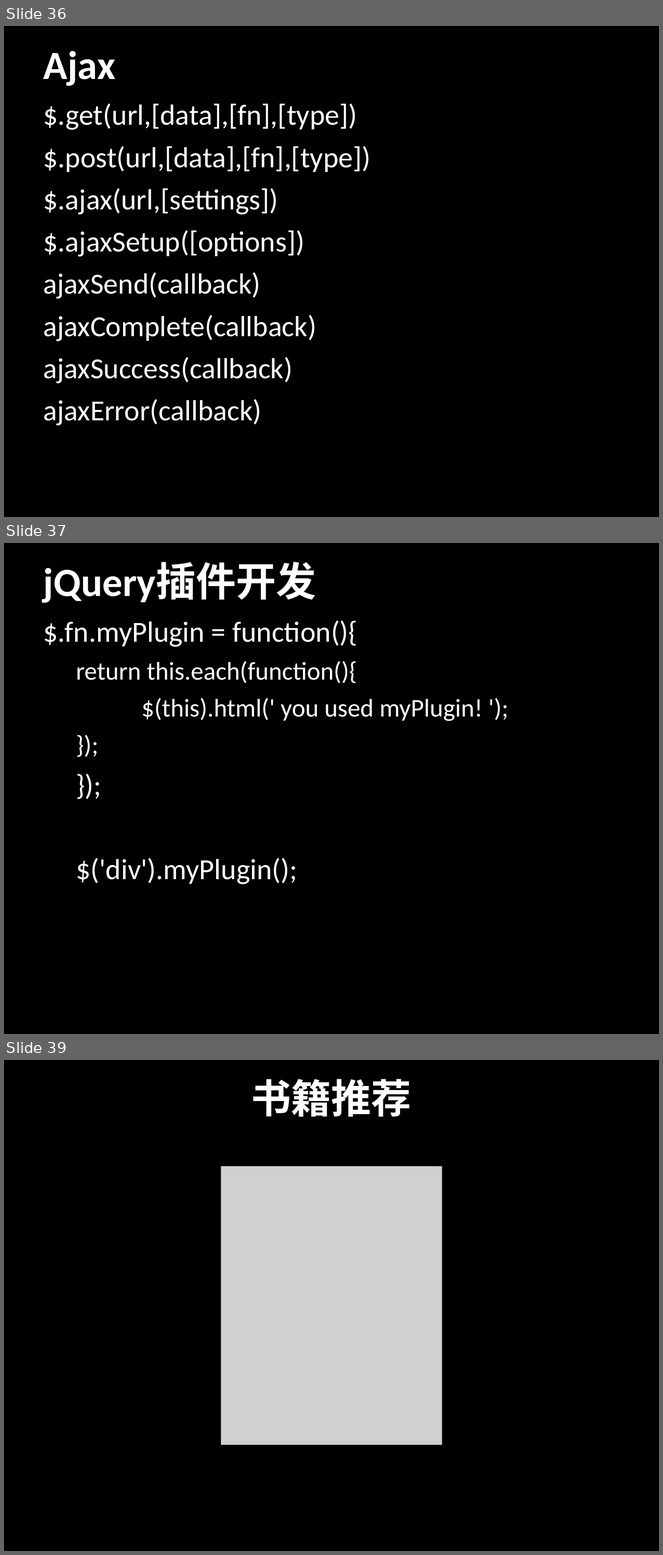
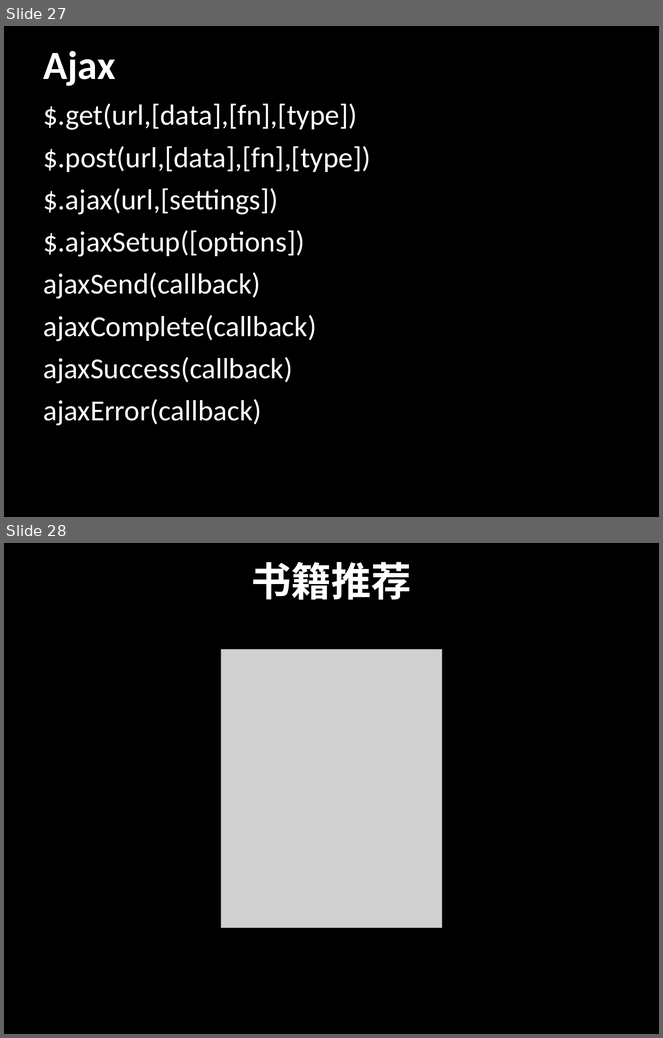
Before and after one commit to jianganglu/share-jquery-basic, a slide deck: jQuery基础应用.ppt. Shown one above the other, each under a label of ours: slides 36, 37 and 39 before the commit, slides 27 and 28 after it; the slides between them are not shown. The pictures are 663x1555 and 663x1038 pixels, drawn with LibreOffice and Linux fonts; fonts in the diff are those of the drawing; grey boxes stand for pictures. Boxes give left, top, right and bottom in pixels: in the first picture for what was removed or moved away, otherwise in the second. Text is boxed around its words. In the diff, an @@ line names an element or a change of style, - is before the commit and + after.

```diff
--- a/jQuery基础应用.ppt
+++ b/jQuery基础应用.ppt
@@ slide 37 removed at (x1=4, y1=543, x2=659, y2=1034), background #000000 @@
@@ title removed at (x1=44, y1=563, x2=317, y2=603) @@
-jQuery插件开发
@@ text removed at (x1=43, y1=620, x2=482, y2=885) @@
-$.fn.myPlugin = function(){
-  return this.each(function(){
-  $(this).html(' you used myPlugin! ');
-  });
-});
-$('div').myPlugin();
@@ what was slide 36 is now slide 27 @@
@@ what was slide 39 is now slide 28 @@
```
Also in this commit, not shown: 5 slides changed, 1 slide added, 11 other slides removed, 1 other file.
